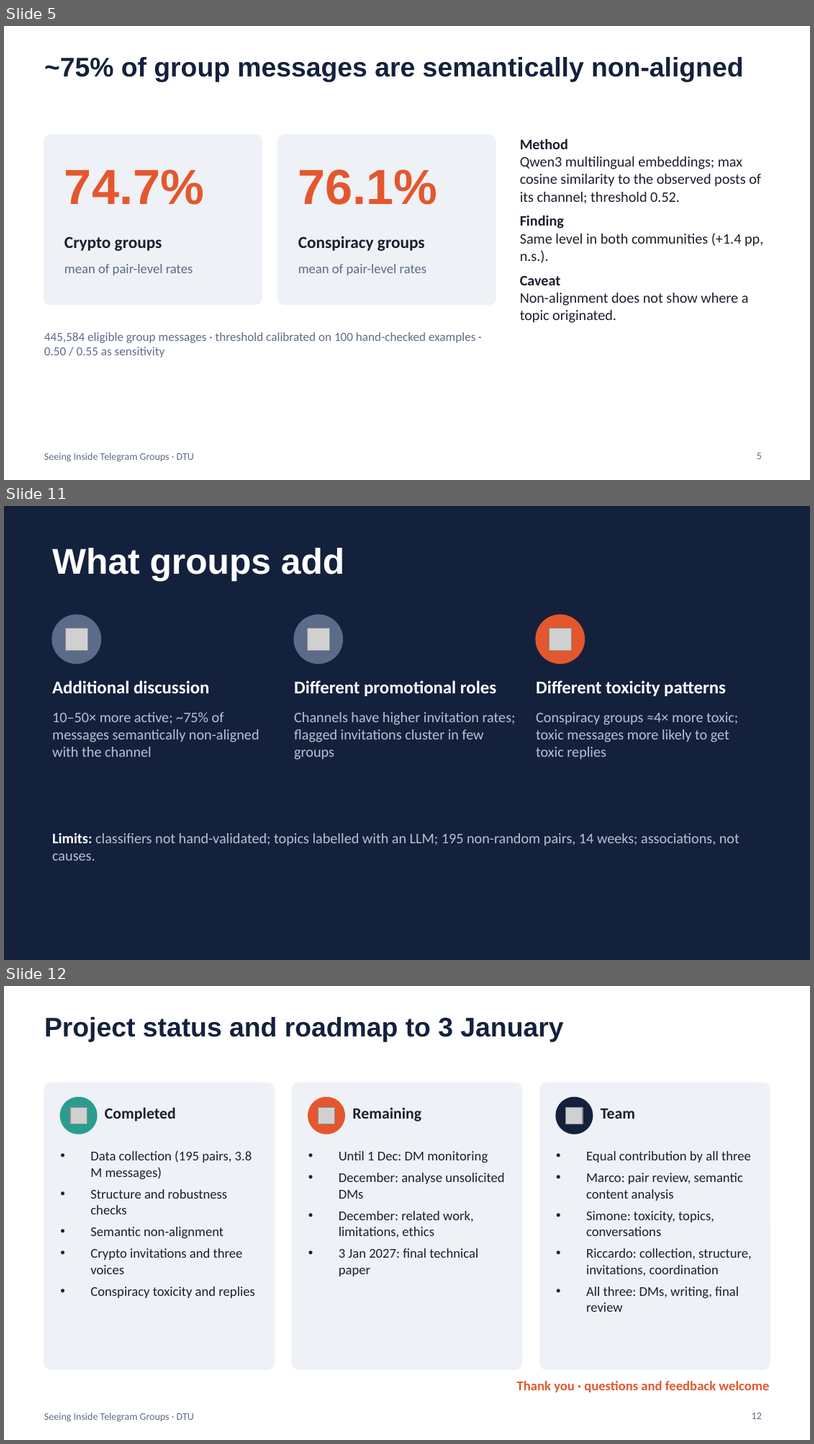
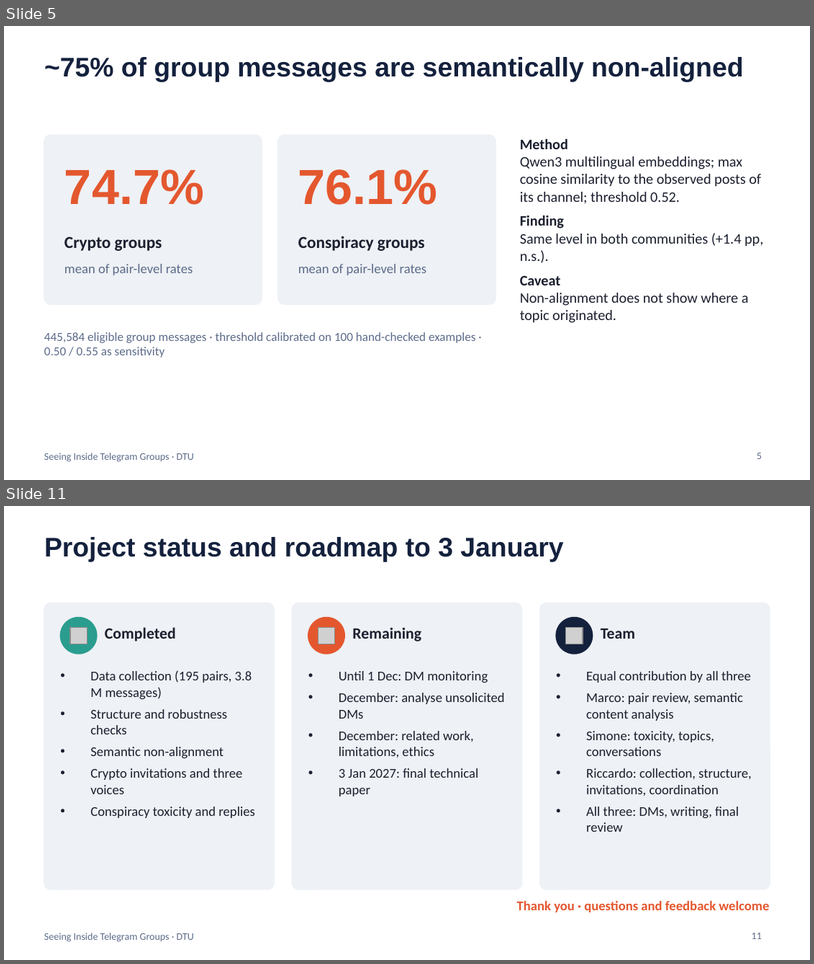
Before and after one commit to riccardo-000/seeing-inside-telegram-groups, a slide deck: shared/Riccardo/presentation/seeing_inside_telegram_groups.pptx. Shown one above the other, each under a label of ours: slides 5, 11 and 12 before the commit, slides 5 and 11 after it; the slides between them are not shown. The pictures are 814x1444 and 814x964 pixels, drawn with LibreOffice and Linux fonts; fonts in the diff are those of the drawing; grey boxes stand for pictures. Boxes give left, top, right and bottom in pixels: in the first picture for what was removed or moved away, otherwise in the second. Text is boxed around its words. In the diff, an @@ line names an element or a change of style, - is before the commit and + after.

```diff
--- a/shared/Riccardo/presentation/seeing_inside_telegram_groups.pptx
+++ b/shared/Riccardo/presentation/seeing_inside_telegram_groups.pptx
@@ slide 11 removed at (x1=4, y1=506, x2=810, y2=960), background #14213D @@
@@ text removed at (x1=52, y1=548, x2=345, y2=581) @@
-What groups add
@@ ellipse removed at (x1=52, y1=615, x2=100, y2=663) @@
@@ picture removed at (x1=65, y1=628, x2=88, y2=650) @@
@@ ellipse removed at (x1=294, y1=615, x2=342, y2=663) @@
@@ picture removed at (x1=307, y1=628, x2=329, y2=650) @@
@@ ellipse removed at (x1=536, y1=615, x2=584, y2=663) @@
@@ picture removed at (x1=549, y1=628, x2=571, y2=650) @@
@@ text removed at (x1=52, y1=680, x2=209, y2=693) @@
-Additional discussion
@@ text removed at (x1=294, y1=680, x2=496, y2=696) @@
-Different promotional roles
@@ text removed at (x1=536, y1=680, x2=726, y2=696) @@
-Different toxicity patterns
@@ text removed at (x1=52, y1=712, x2=260, y2=757) @@
-10–50× more active; ~75% of messages semantically non-aligned with the channel
@@ text removed at (x1=294, y1=712, x2=516, y2=759) @@
-Channels have higher invitation rates; flagged invitations cluster in few groups
@@ text removed at (x1=536, y1=712, x2=738, y2=759) @@
-Conspiracy groups ≈4× more toxic; toxic messages more likely to get toxic replies
@@ text removed at (x1=52, y1=833, x2=740, y2=860) @@
-Limits: classifiers not hand-validated; topics labelled with an LLM; 195 non-random pairs, 14 weeks; associations, not causes.
@@ what was slide 12 is now slide 11 @@
@@ page number at (x1=752, y1=932, x2=762, y2=939): text changed @@
-12
+11
```
Also in this commit, not shown: 2 other files.
